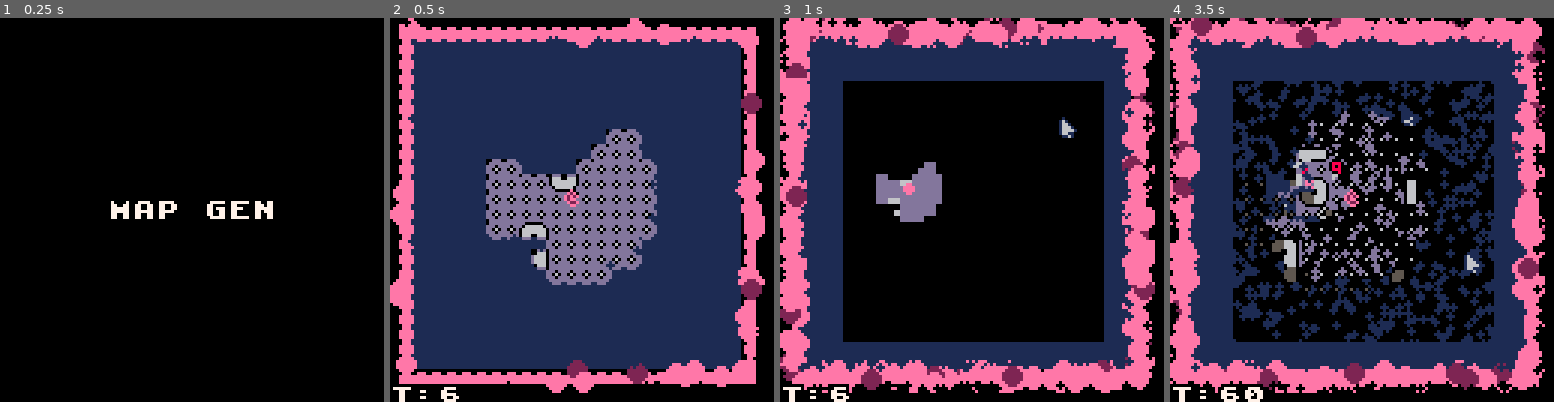
Above: before the commit, frames 1-4 (left to right).
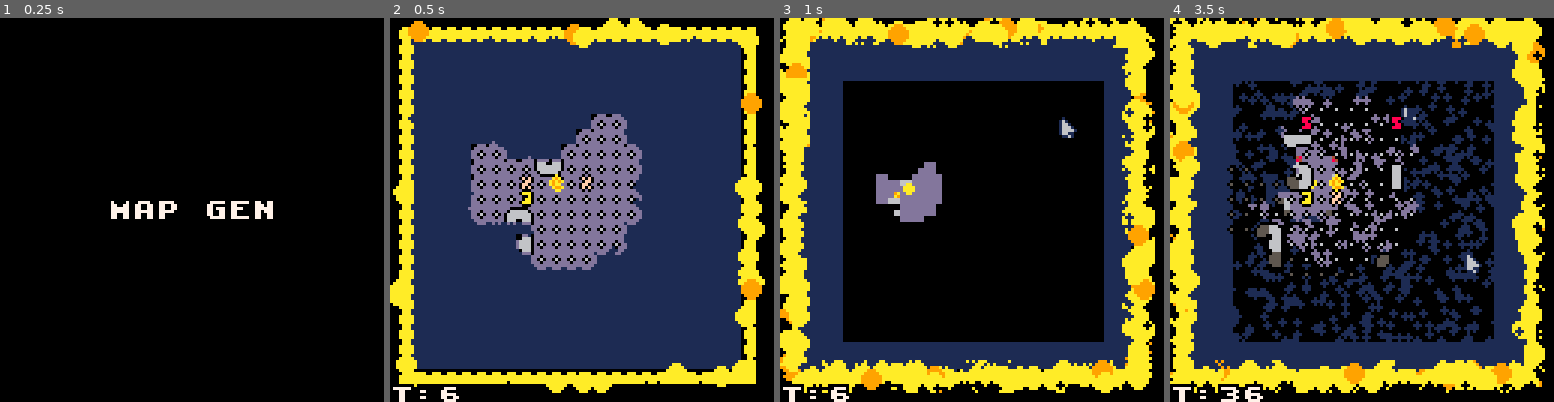
Above: after the commit, the same moments.

Repository: cpiod/blob-blob-blob
Game: PICO-8 cartridge blob.p8
Two runs of this game, one before a commit and one after it. Both use one fixed random seed, a clock stepped at 60 frames per second and the inputs below.
Inputs (mouse positions are in pixels of both pictures, inside the frame that each line leads up to):
- Up to frame 1 (0.25 s): no input
- Up to frame 2 (0.5 s): tap X (X key) at 0.33 s
- Up to frame 3 (1 s): click (1060, 121) at 0.67 s; tap O (Z key) at 0.7 s
- Up to frame 4 (3.5 s): tap X (X key) at 1.07, 1.85, 2.97 s; click (1216, 267) at 1.22 s; hold Right 1.6-2.1 s; tap O (Z key) every 0.4 s from 1.7 to 3.3 s; click (1277, 114) at 1.77 s; hold Up 2.15-2.42 s; click (1342, 259) at 2.32 s; hold Right 2.47-3.03 s; click (1404, 106) at 2.87 s; hold Left from 3.08 s (still down); click (1465, 256) at 3.42 s

Frame 1 is identical in both runs. In frame 2, 21% of the frame differs, in the area x 0-98%, y 0-98%; in frame 3, 21%; in frame 4, 43%, in the area x 0-98%, y 0-100%.

Commit message:
Drop and grab

Diff:
--- a/blob.p8
+++ b/blob.p8
@@ -5,8 +5,9 @@
 -- by cpiod for 7drl22
 
 function _init()
- xp=0
+-- xp=0
  hunger_delay=500
+ can_grab=true
  poke(0x5f2d, 1) --enable mouse
  mouse_last_move=-100
  mouse_last_x=stat(32)
@@ -131,11 +132,15 @@
 
 	 update_input()
 	 if status==10 then
+	  moved=false
 	  local dur=player_input()
+	  if(moved) can_grab=true
 	  consume_inputs()
 	  if mget(current_blob.x,current_blob.y)==35 then
 	   mapgen()
 	  end
+	  check_food()
+	  check_drop()
 	  if(dur>0) status=12 acting_ent.t+=dur restart=true
 	 elseif status==11 then
    local dur=monster_act()
@@ -151,6 +156,7 @@
 	  status=12
 	 end
 
+	 sys_heal(ents)
   sys_suffers(ents)
   sys_dead(ents)
 
@@ -178,6 +184,28 @@
   current_blob.target=search_target(current_blob)
  end
  rerender=false
+end
+
+function check_food()
+ for e in all(ents) do
+  if e.food and e.x==current_blob.x and e.y==current_blob.y then
+   del(ents,e)
+   current_blob+=cmp("healed",{healamount=e.heal})
+   break
+  end
+ end
+end
+
+function check_drop()
+ if(new_class or not can_grab) return -- already in menu
+ for e in all(ents) do
+  if e.drop and e.x==current_blob.x and e.y==current_blob.y then
+   can_grab=false
+   new_class=e
+   selected_class=0
+   break
+  end
+ end
 end
 
 function try_move(x,y,p,pressed,short,long)
@@ -203,6 +231,7 @@
  end
  -- successful move
  if short or long then
+  moved=true
   screen_dx=(x-p.x)*5
   screen_dy=(y-p.y)*5
   p.x=x
@@ -282,12 +311,6 @@
  current_blob.target=search_target(current_blob)
 end
 
-function check_collision(x,y)
- for e in all(ents) do
-  if(e.x==x and e.y==y) return e
- end
-end
-
 -->8
 -- draw
 
@@ -298,6 +321,7 @@
 whoshake={}
 
 function _draw()
+-- keep dithering even if game over
  if redraw_light or redraw_heavy or screen_dx!=0 or screen_dy!=0 then
   update_screen_dxdy()
   nodithering(redraw_heavy)
@@ -305,14 +329,18 @@
  else
   dithering(300)
  end
- draw_background_entities()
- if(show_map) draw_map()
- if(show_classes) draw_classes()
- ?nice_print("T:"..turn,0,121)
- draw_msg()
- draw_mouse()
- if(show_controls) draw_controls()
- if(status==20) nice_print("game over!",nil,60,8)
+ if status!=20 then
+	 draw_background_entities()
+	 if(show_map) draw_map()
+	 if(show_classes) draw_classes()
+	 ?nice_print("T:"..turn,0,121)
+	 draw_mouse()
+	 if(show_controls) draw_controls()
+	 if(new_class) draw_new_class()
+	 draw_msg()
+ elseif status==20 then
+  nice_print("game over!",nil,60,8)
+ end
 end
 
 function draw_mouse()
@@ -362,7 +390,7 @@
 	   end
 	  end
 	 end
-	 if(found) nice_print("cLICK FOR MORE",nil,115)
+	 if(found and found.class and (time()%1)<.5) nice_print("cLICK FOR MORE",nil,115)
  end
 end
 
@@ -380,7 +408,7 @@
  nice_print("aTK/nEXT BLOB",nil,73,6)
  nice_print("z (LONG PRESS)",nil,85)
  nice_print("CHANGE SPECIES",nil,93,6)
- nice_print("mOUSE",nil,105)
+ nice_print("hOVER WITH MOUSE",nil,105)
  nice_print("gET MORE INFO",nil,113,6)
 end
 
@@ -412,31 +440,52 @@
 	if(screen_dy<0) screen_dy+=1
 end
 
+function draw_new_class(right)
+ local w,h=62,38
+ local y=2+selected_class*(h+3)
+ draw_classes(true)
+ local y2=nil
+ if selected_class<2 then
+  y2=y+h+2
+ else
+  y2=y-h+2
+ end
+ draw_one_class(new_class,1,y,w,h,true)
+ nice_print("a NEW",12,y2)
+ nice_print("SPECIES!",0,y2+8)
+ nice_print("z CHANGE",0,y2+16)
+ nice_print("c CANCEL",0,y2+24)
+end
+
 function draw_classes(right)
- local nb,w,h,x,y=0,62,38,33,2
+ local nb,x,y,w,h=0,33,2,62,38
  if(right) x=65
  for c in all(inv) do
-  local col=nb==selected_class and 7 or 6
-  local col2=nb==selected_class and class_attr[c.c].c1 or class_attr[c.c].c2
-  rectfill(x,y,x+w-1,y+h,col2)
-  rectfill(x+1,y+1,x+w-2,y+h-1,col)
-  ?c.adj..": "..desc[c.adj][1],x+2,y+2,col2
-  ?desc[c.adj][2],x+2,y+8,col2
-  ?desc[c.adj][3],x+2,y+14,col2
-  color(nb==selected_class and 5 or 1)
-  ?"aTK   "..c.atk,x+1,y+20
-  ?"aTKsPD "..(10-c.atkspd\2),x+30,y+20
-  ?"aRMOR "..c.armor,x+1,y+26
-  ?"mOVsPD "..(10-c.movspd\2),x+30,y+26
-  if c.rangemax==c.rangemin then
-   ?"rANGE "..c.rangemin,x+1,y+32
-  elseif c.rangemax then
-   ?"rANGE "..c.rangemin.."-"..c.rangemax,x+1,y+32
-  else
-   ?"rANGE "..c.rangemin.."+",x+1,y+32
-  end
+  draw_one_class(c,x,y,w,h,nb==selected_class)
   nb+=1
   y+=h+3
+ end
+end
+
+function draw_one_class(c,x,y,w,h,hl)
+ local col=hl and 7 or 6
+ local col2=hl and class_attr[c.c].c1 or class_attr[c.c].c2
+ rectfill(x,y,x+w-1,y+h,col2)
+ rectfill(x+1,y+1,x+w-2,y+h-1,col)
+ ?c.adj..": "..desc[c.adj][1],x+2,y+2,col2
+ ?desc[c.adj][2],x+2,y+8,col2
+ ?desc[c.adj][3],x+2,y+14,col2
+ color(hl and 5 or 1)
+ ?"aTK   "..c.atk,x+1,y+20
+ ?"aTKsPD "..(10-c.atkspd\2),x+30,y+20
+ ?"aRMOR "..c.armor,x+1,y+26
+ ?"mOVsPD "..(10-c.movspd\2),x+30,y+26
+ if c.rangemax==c.rangemin then
+  ?"rANGE "..c.rangemin,x+1,y+32
+ elseif c.rangemax then
+  ?"rANGE "..c.rangemin.."-"..c.rangemax,x+1,y+32
+ else
+  ?"rANGE "..c.rangemin.."+",x+1,y+32
  end
 end
 
@@ -473,19 +522,21 @@
 	 local p=rawget(e,"pos")
 	 if p then
 	  if losb[p.x+42*p.y] then
-		 	local c=class_attr[rawget(e,"class").c]
-		 	local col=(c.c1<<4)+c.c1
-		 	if rawget(e,"blob")==nil then
-	 	 	col=(c.c1<<4)+c.c2
-		 	end
-		  local sx=22+2*p.x
-		  local sy=22+2*p.y
-		 	if e==current_blob then
-	 	  rectfill(sx-1,sy,sx+2,sy+1,col)
-	 	  rectfill(sx,sy-1,sx+1,sy+2,col)
-		 	else
-	 	  rectfill(sx,sy,sx+1,sy+1,col)
-		  end
+	   if rawget(e,"class") then
+			 	local c=class_attr[rawget(e,"class").c]
+			 	local col=(c.c1<<4)+c.c1
+			 	if rawget(e,"blob")==nil then
+		 	 	col=(c.c1<<4)+c.c2
+			 	end
+			  local sx=22+2*p.x
+			  local sy=22+2*p.y
+			 	if e==current_blob then
+		 	  rectfill(sx-1,sy,sx+2,sy+1,col)
+		 	  rectfill(sx,sy-1,sx+1,sy+2,col)
+			 	else
+		 	  rectfill(sx,sy,sx+1,sy+1,col)
+			  end
+			 end
 		 end
 	 end
 	end
@@ -544,10 +595,12 @@
 			     local p=rawget(e,"pos")
 			     if p!=nil and mx==p.x and my==p.y then
 								 local ch=rawget(e,"render").char
-		 	     local col=class_attr[rawget(e,"class").c].c1
-		 	     local col2=class_attr[rawget(e,"class").c].c2
-		  	    pal(6,col)
-		 	     if(tiles[i].b==e) pal(0,col) pal(6,col2)
+								 if rawget(e,"class") then
+			 	     local col=class_attr[rawget(e,"class").c].c1
+			 	     local col2=class_attr[rawget(e,"class").c].c2
+			  	    pal(6,col)
+			 	     if(tiles[i].b==e) pal(0,col) pal(6,col2)
+		 	     end
 	   	    if(tiles[i].b.target==e) circfill(sx+2,sy+3,3+(t()*4)%2,8)
 	   	    spr(ch,sx,sy)
 		  	    pal(6,6)
@@ -807,6 +860,11 @@
   if(depth==1) cnb=rnd(3)\1
   add_monster(cnb)
  end
+
+ for i=1,20 do
+  add_food()
+ end
+
  local h=ent()+cmp("hunger",{})
  h+=cmp("turn",{t=hunger_delay})
  h+=cmp("hunger",{})
@@ -950,8 +1008,8 @@
  local mindist=5000
  for c in all(best) do
   local cxb,cyb=unpack(hilb[c])
-  for x2=0,2 do
-   for y2=0,2 do
+  for x2=1,1 do
+   for y2=1,1 do
     local newx=3*cxb+x2
     local newy=3*cyb+y2
 		  local dx=abs(newx-centerx)
@@ -979,30 +1037,57 @@
 
 ename={[0]="pHd sTUDENT","pROFESSOR","cHEMIST","jANITOR","hAZMAT TECH"}
 bname={[0]="pH. vOLEXUM","pH. pOTENSUM","pH. jACTARUM","pH. sOLLICITUM","pH. lENTUSUM"}
-adj={"bASIC"}
+adj={[0]="bASIC"}
 
 desc={bASIC={"JUST A","REGULAR BLOB.",""}}
 
+default_hp={[0]=3,5,2,3,5}
+
 default_classes={
-[0]={c=0,adj="bASIC",atk=5,atkspd=10,
+[0]={c=0,adj=adj[0],atk=4,atkspd=10,
  armor=2,movspd=6,rangemin=1,rangemax=1},
-{c=1,adj="bASIC",atk=8,atkspd=14,
+{c=1,adj=adj[0],atk=8,atkspd=14,
  armor=4,movspd=16,rangemin=1,rangemax=1},
-{c=2,adj="bASIC",atk=6,atkspd=16,
+{c=2,adj=adj[0],atk=6,atkspd=16,
  armor=1,movspd=10,rangemin=2,rangemax=8},
-{c=3,adj="bASIC",atk=3,atkspd=4,
+{c=3,adj=adj[0],atk=3,atkspd=4,
  armor=3,movspd=14,rangemin=1,rangemax=1},
-{c=4,adj="bASIC",atk=2,atkspd=10,
+{c=4,adj=adj[0],atk=2,atkspd=10,
  armor=7,movspd=10,rangemin=1,rangemax=1}}
+
+function spawn_drop(x,y,cnb)
+ local c=default_classes[cnb]
+ local a=0
+ c.adj=adj[a]
+ local e=ent()+cmp("drop")
+ e+=cmp("pos",{x=x,y=y})
+ e+=cmp("class",c)
+ e+=cmp("render",{char=40})
+ e+=cmp("desc",{txt=adj[a]})
+ add(ents,e,1) -- add at start
+ rerender=true
+end
+
+function add_food()
+ local x,y=nil,nil
+ while not can_move_to(x,y) do
+  x,y=get_empty_space()
+ end
+ local e=ent()+cmp("food",{heal=4})
+ e+=cmp("pos",{x=x,y=y})
+ e+=cmp("render",{char=39})
+ e+=cmp("desc",{txt="sOME FOOD"})
+ add(ents,e,1) -- add at start
+ rerender=true
+end
 
 function add_monster(cnb)
  local x,y=nil,nil
  while not can_move_to(x,y) do
-  x=1+rnd(40)&-1
-  y=1+rnd(40)&-1
+  x,y=get_empty_space()
  end
  local c=default_classes[cnb]
- local e=ent()+cmp("monster",{hp=9})
+ local e=ent()+cmp("monster",{hp=default_hp[cnb]})
  e+=cmp("pos",{x=x,y=y})
  e+=cmp("class",c)
  e+=cmp("render",{char=e.hp+15})
@@ -1027,7 +1112,7 @@
 end
 
 function spawn_first_blob()
- inv={default_classes[3],default_classes[2],default_classes[3]}
+ inv={default_classes[0],default_classes[1],default_classes[2]}
  local x,y=get_empty_space()
  local b=ent()+cmp("blob",{first=0,last=63,tx=-1,ty=-1,target=""})
  b+=cmp("pos",{x=x,y=y})
@@ -1065,6 +1150,11 @@
 -- turn: t
 -- desc: txt
 -- suffers: dmg
+-- food: heal
+-- healed: healamount
+-- drop
+-- hunger
+-- dead
 
 -- class:
 -- 0: move speed
@@ -1109,20 +1199,35 @@
   for i=0,5 do
    if(short[i]) show_controls=false
   end
- elseif show_classes then
+ elseif show_classes or new_class then
   if(short[2] and selected_class>0) selected_class-=1
   if(short[3] and selected_class<2) selected_class+=1
   if(short[5]) then
-   show_classes=false
-   if current_blob.class==inv[selected_class+1] then
-    add_msg("nO CHANGE")
-    return 0
+   if new_class then
+    local double=false
+    for i=1,3 do
+     if(i!=selected_class+1 and inv[i].c==new_class.c) double=true break
+    end
+    if double then
+     add_msg("nO DUPLICATES",8)
+    else
+	    inv[selected_class+1]=new_class.class
+	    del(ents,new_class)
+	    new_class=nil
+	    add_msg("sPECIES REPLACED")
+    end
    else
-    change_class()
-    return get_change_class_dur()
-   end
-  end
-  if(short[4]) show_classes=false
+	   show_classes=false
+	   if current_blob.class==inv[selected_class+1] then
+	    add_msg("nO CHANGE")
+	    return 0
+	   else
+	    change_class()
+	    return get_change_class_dur()
+	   end
+   end
+  end
+  if(short[4]) show_classes=false new_class=nil
  else
 	 -- while the map is open, move and change focus are the only action accepted
 	 local p=current_blob.pos
@@ -1178,7 +1283,7 @@
 end
 
 function get_change_class_dur()
- return 10
+ return 30
 end
 
 function get_split_dur()
@@ -1283,11 +1388,59 @@
 
 sys_dead=sys({"dead"},function(e)
  del(ents,e)
- if(e.monster) xp+=1
+ -- todo random
+ if(e.monster) spawn_drop(e.x,e.y,e.c)
+end)
+
+sys_heal=sys({"healed"},function(e)
+ local h=e.healamount
+ e-="healed"
+ if e.monster then
+  e.hp=min(9,e.hp+h)
+ elseif e.blob then
+  local sf,sl=e.first,63-e.last
+  for e2 in all(ents) do
+   if e2.blob then
+	   if e2.last<e.first then
+	    local sf2=e.first-e2.last-1
+	    if(sf2<sf) sf=sf2
+	   elseif e2.first>e.last then
+	    local sl2=e2.first-e.last-1
+	    if(sl2<sl) sl=sl2
+	   end
+   end
+  end
+  for i=1,h do
+   if sf!=0 and sl!=0 then
+    if rnd()<.5 then
+     sf-=1
+     e.first-=1
+    else
+     sl-=1
+     e.last+=1
+    end
+   elseif sf==0 and sl!=0 then
+    sl-=1
+    e.last+=1
+   elseif sf!=0 and sl==0 then
+    sf-=1
+    e.first-=1
+   end
+  end
+  dirty_cells=true
+ else
+  assert(false)
+ end
 end)
 
 function can_move_to(x,y)
  return fget(mget(x,y),0) and check_collision(x,y)==nil
+end
+
+function check_collision(x,y)
+ for e in all(ents) do
+  if((e.monster or e.blob) and e.x==x and e.y==y) return e
+ end
 end
 
 function move_to_target(e,target)
@@ -1416,14 +1569,14 @@
 10001111100011111000111111101111100011111000111111011111100011111110111116611000000000000000000000000000000000000000000000000000
 11111111111111111111111111111111111111111111111111111111111111111111111101161000000000000000000000000000000000000000000000000000
 11111111111111111111111111111111111111111111111111111111111111111111111100000000000000000000000000000000000000000000000000000000
-11011111111111111111111110111111111111111111111111101111000000000000000000000000000000000000000000000000000000000000000000000000
-10601111111111111100111107011111110111111111111111060111000000000000000000000000000000000000000000000000000000000000000000000000
-06060111110111111066011110701111106011111111111110601111000000000000000000000000000000000000000000000000000000000000000000000000
-06001111106011111066011110070111066601111161111106001111000000000000000000000000000000000000000000000000000000000000000000000000
-10660111110111111066011107701111106011111111111110660111000000000000000000000000000000000000000000000000000000000000000000000000
-11001111111111111100111110011111110111111111111111001111000000000000000000000000000000000000000000000000000000000000000000000000
-11111111111111111111111111111111111111111111111111111111000000000000000000000000000000000000000000000000000000000000000000000000
-11111111111111111111111111111111111111111111111111111111000000000000000000000000000000000000000000000000000000000000000000000000
+11011111111111111111111110111111111111111111111111101111101011111111111100000000000000000000000000000000000000000000000000000000
+106011111111111111001111070111111101111111111111110601110f0f01111000111100000000000000000000000000000000000000000000000000000000
+0606011111011111106601111070111110601111111111111060111110ff01110666011100000000000000000000000000000000000000000000000000000000
+060011111060111110660111100701110666011111611111060011110ff011111000111100000000000000000000000000000000000000000000000000000000
+106601111101111110660111077011111060111111111111106601110f0f01110666011100000000000000000000000000000000000000000000000000000000
+11001111111111111100111110011111110111111111111111001111101011111000111100000000000000000000000000000000000000000000000000000000
+11111111111111111111111111111111111111111111111111111111111111111111111100000000000000000000000000000000000000000000000000000000
+11111111111111111111111111111111111111111111111111111111111111111111111100000000000000000000000000000000000000000000000000000000
 11111111111111111111111111111111111111111111111111111111111111111111111111111111111111111111111111111111111111111111111111111111
 10001111066601111000011106660111100011110666011111000111066601110000111106660111000001110666011100011111066601110000011106660111
 06660111066601110666611106666111066601110666011110666111066661116666011166660111666661116666611166601111666601116666611166666111
